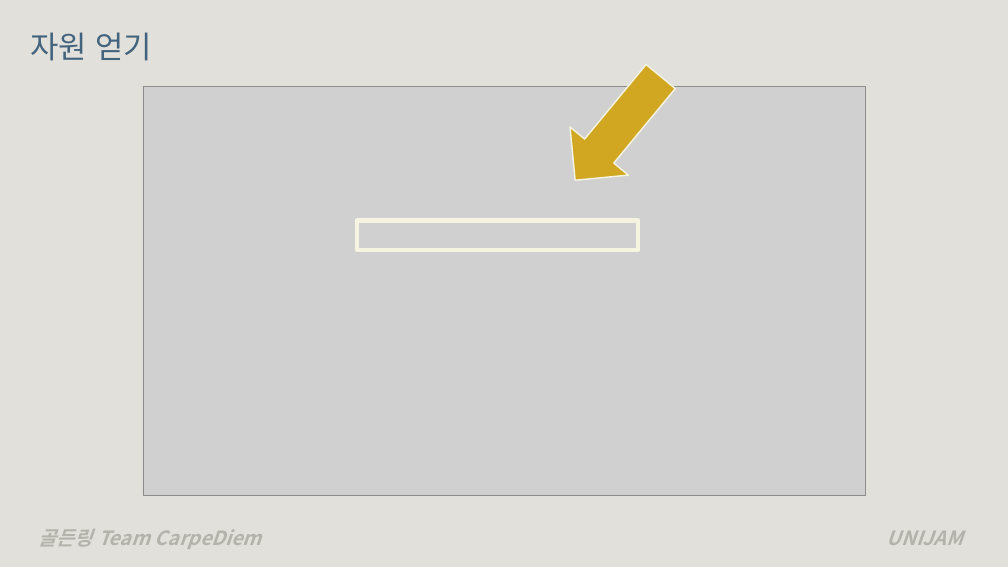
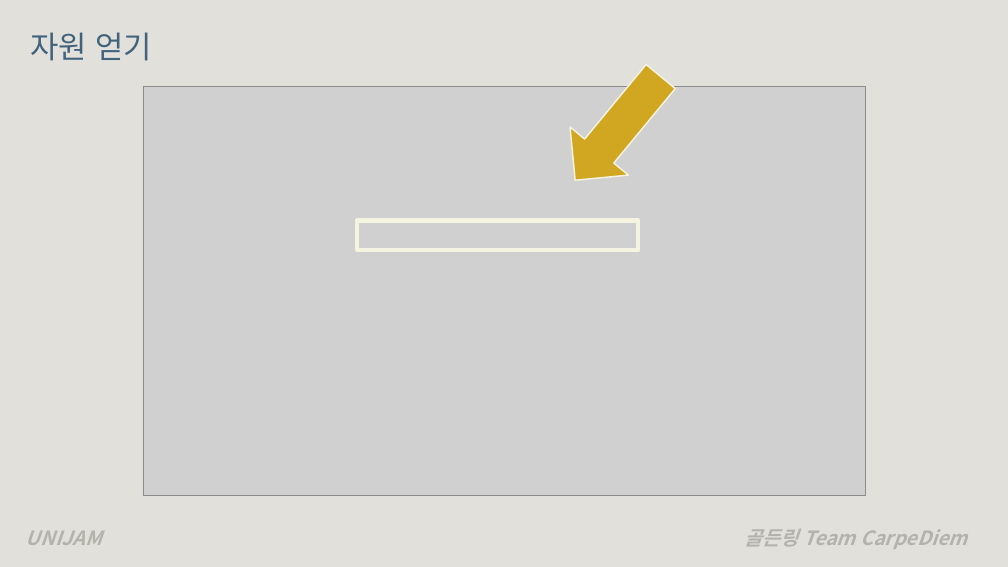
Before and after one commit to mashumairesh/CarpeDiem, a slide deck: slide 8 of CarpeDiem.pptx (slide 7 before the commit). Drawn at 1008x567 pixels with LibreOffice and Linux fonts; fonts in the diff are those of the drawing; grey boxes stand for pictures. Boxes give left, top, right and bottom in pixels: in the first picture for what was removed or moved away, otherwise in the second. Text is boxed around its words. In the diff, an @@ line names an element or a change of style, - is before the commit and + after.

```diff
--- a/CarpeDiem.pptx
+++ b/CarpeDiem.pptx
@@ text "UNIJAM": place and size @@
-text "UNIJAM" at bbox=[887, 531, 963, 545]
+text "UNIJAM" at bbox=[26, 531, 102, 545]
@@ text "골든링 Team CarpeDiem": place and size @@
-text "골든링 Team CarpeDiem" at bbox=[39, 530, 262, 549]
+text "골든링 Team CarpeDiem" at bbox=[744, 530, 967, 549]
```
Also in this commit, not shown: 7 other slides changed, 7 slides added, 7 slides removed, 1 other file.
